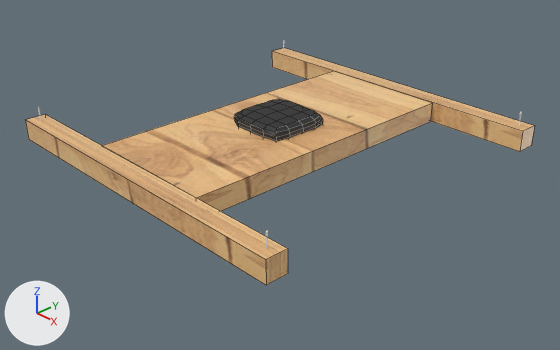
Renders of the Blender file CAD/Drone_new.blend from each side of a commit.
One viewpoint serves both versions: a 50 mm camera at (0.731, -0.684, 0.426) aimed at (0.02, -0.014, -0.054). The lights are fixed; the arrows at lower left show +X, +Y and +Z. The picture after the commit comes second. Mesh edges are drawn as thin lines on the coarser meshes.
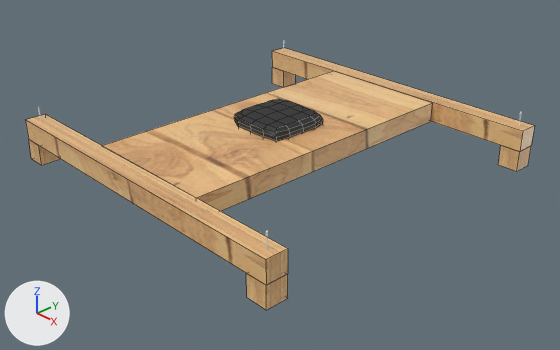
Patch to the scene script:
```diff
--- a/CAD/Drone_new.blend.py
+++ b/CAD/Drone_new.blend.py
@@ mat_material_003 @@
+mat_material_003 = principled_material('Material.003')
+mat_material_003.texture = img_brown_wooden_parquet_texture_jpg_001
@@ me_cube_008 @@
+me_cube_008.from_pydata(...)  # a box spanning x -1.0..1.0, y -1.0..1.0, z -1.0..1.0
+me_cube_008.materials.append(mat_material_003)  # picture img_brown_wooden_parquet_texture_jpg_001
@@ me_cube_007 @@
+me_cube_007.from_pydata(...)  # a box spanning x -1.0..1.0, y -1.0..1.0, z -1.0..1.0
+me_cube_007.materials.append(mat_material_003)  # picture img_brown_wooden_parquet_texture_jpg_001
@@ me_cube_006 @@
+me_cube_006.from_pydata(...)  # a box spanning x -1.0..1.0, y -1.0..1.0, z -1.0..1.0
+me_cube_006.materials.append(mat_material_003)  # picture img_brown_wooden_parquet_texture_jpg_001
@@ me_cube_005 @@
+me_cube_005.from_pydata(...)  # a box spanning x -1.0..1.0, y -1.0..1.0, z -1.0..1.0
+me_cube_005.materials.append(mat_material_003)  # picture img_brown_wooden_parquet_texture_jpg_001
@@ ob_cube_007 @@
+ob_cube_007 = bpy.data.objects.new('Cube.007', me_cube_008)
+ob_cube_007.location = (-0.235, -0.235, -0.03)
+ob_cube_007.scale = (0.015, 0.015, 0.015)
@@ ob_cube_006 @@
+ob_cube_006 = bpy.data.objects.new('Cube.006', me_cube_007)
+ob_cube_006.location = (0.235, -0.235, -0.03)
+ob_cube_006.scale = (0.015, 0.015, 0.015)
@@ ob_cube_005 @@
+ob_cube_005 = bpy.data.objects.new('Cube.005', me_cube_006)
+ob_cube_005.location = (-0.235, 0.235, -0.03)
+ob_cube_005.scale = (0.015, 0.015, 0.015)
@@ ob_cube_004 @@
+ob_cube_004 = bpy.data.objects.new('Cube.004', me_cube_005)
+ob_cube_004.location = (0.235, 0.235, -0.03)
+ob_cube_004.scale = (0.015, 0.015, 0.015)
```

Where the change shows, as pixel boxes (x1, y1, x2, y2) in the pictures (560 x 350 px):
'Cube.006', added (brown)
    after: (246, 273, 288, 310)
'Cube.004', added (brown)
    after: (498, 145, 531, 171)
'Cube.007', added
    after: (29, 140, 60, 165)
'Cube.005', added
    after: (272, 68, 296, 87)
